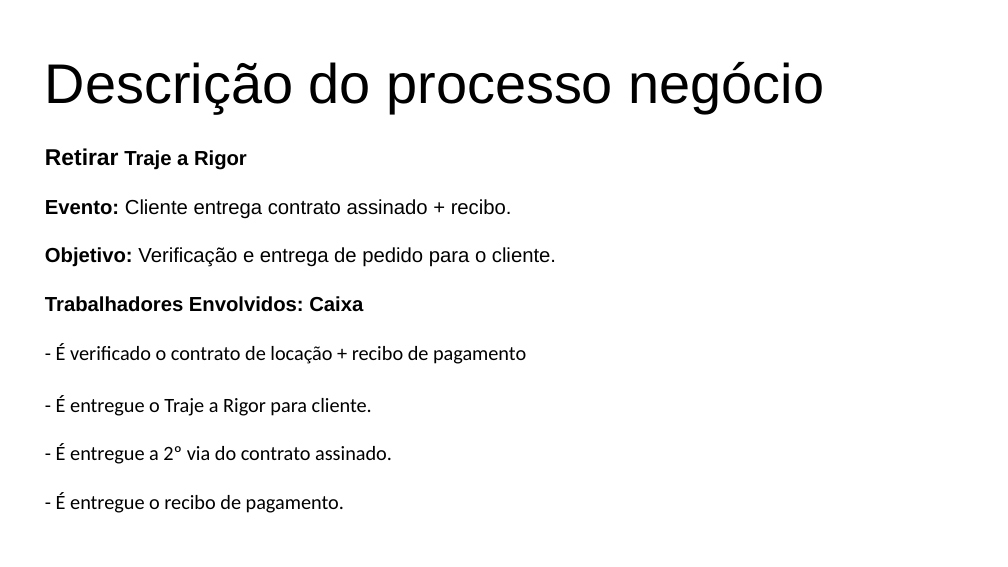
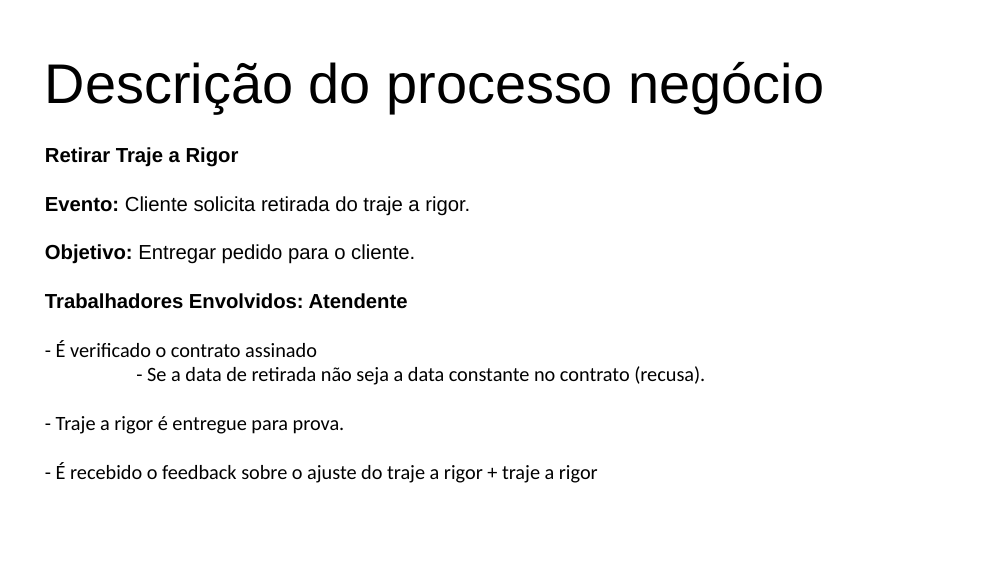
Before and after one commit to grupopenelopechavosa/OPE---Faculdade-Impacta, a slide deck: slide 4 of 18 - Descrição dos Processo de Negocio.pptx. Drawn at 1008x567 pixels with LibreOffice and Linux fonts; fonts in the diff are those of the drawing. Boxes give left, top, right and bottom in pixels: in the first picture for what was removed or moved away, otherwise in the second. Text is boxed around its words. In the diff, an @@ line names an element or a change of style, - is before the commit and + after.

```diff
--- a/18 - Descrição dos Processo de Negocio.pptx
+++ b/18 - Descrição dos Processo de Negocio.pptx
@@ text at [45,147,239,167]: size 18 to 16 pt in "Retirar" @@
@@ text at [45,196,705,483]: text changed @@
-Evento: Cliente entrega contrato assinado + recibo.
-Objetivo: Verificação e entrega de pedido para o cliente.
-Trabalhadores Envolvidos: Caixa
-- É verificado o contrato de locação + recibo de pagamento
-- É entregue o Traje a Rigor para cliente.
-- É entregue a 2º via do contrato assinado.
-- É entregue o recibo de pagamento.
+Evento: Cliente solicita retirada do traje a rigor.
+Objetivo: Entregar pedido para o cliente.
+Trabalhadores Envolvidos: Atendente
+- É verificado o contrato assinado
+- Se a data de retirada não seja a data constante no contrato (recusa).
+- Traje a rigor é entregue para prova.
+- É recebido o feedback sobre o ajuste do traje a rigor + traje a rigor
```
Also in this commit, not shown: 4 other slides changed, 3 slides added, 7 other files.
